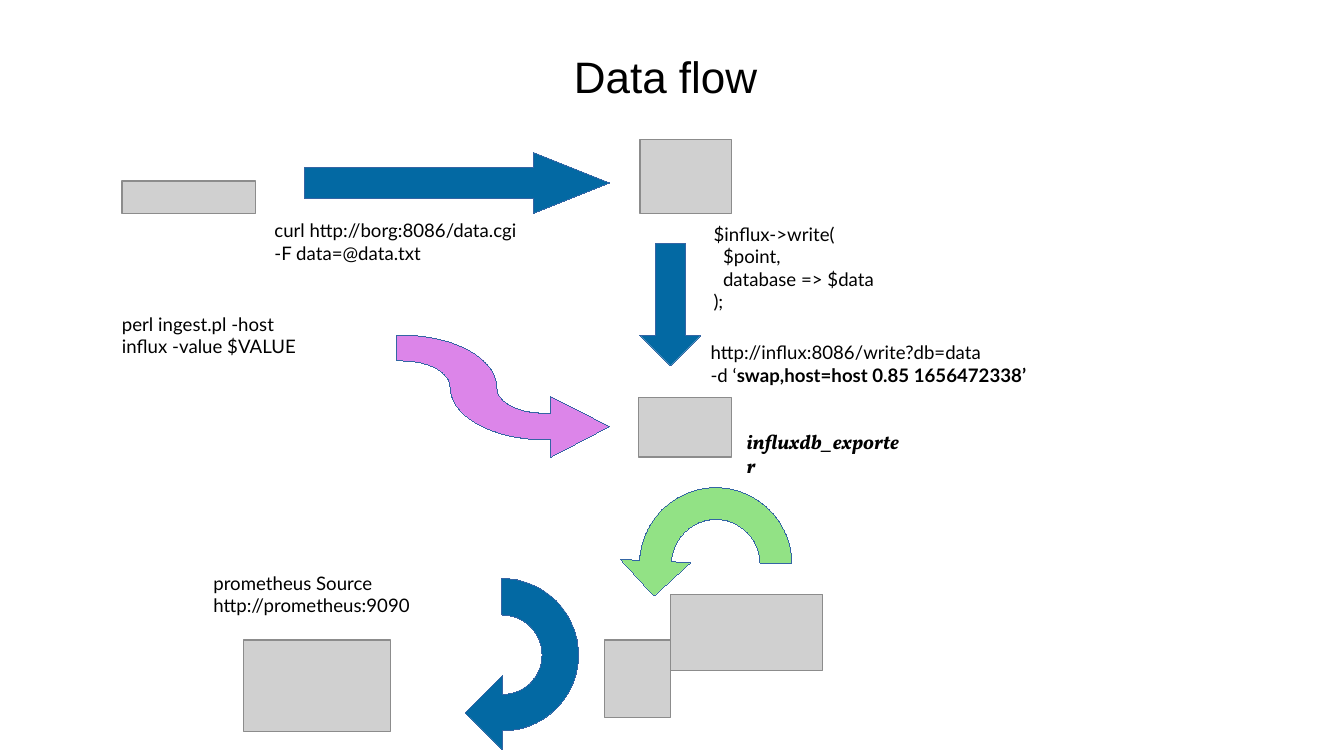
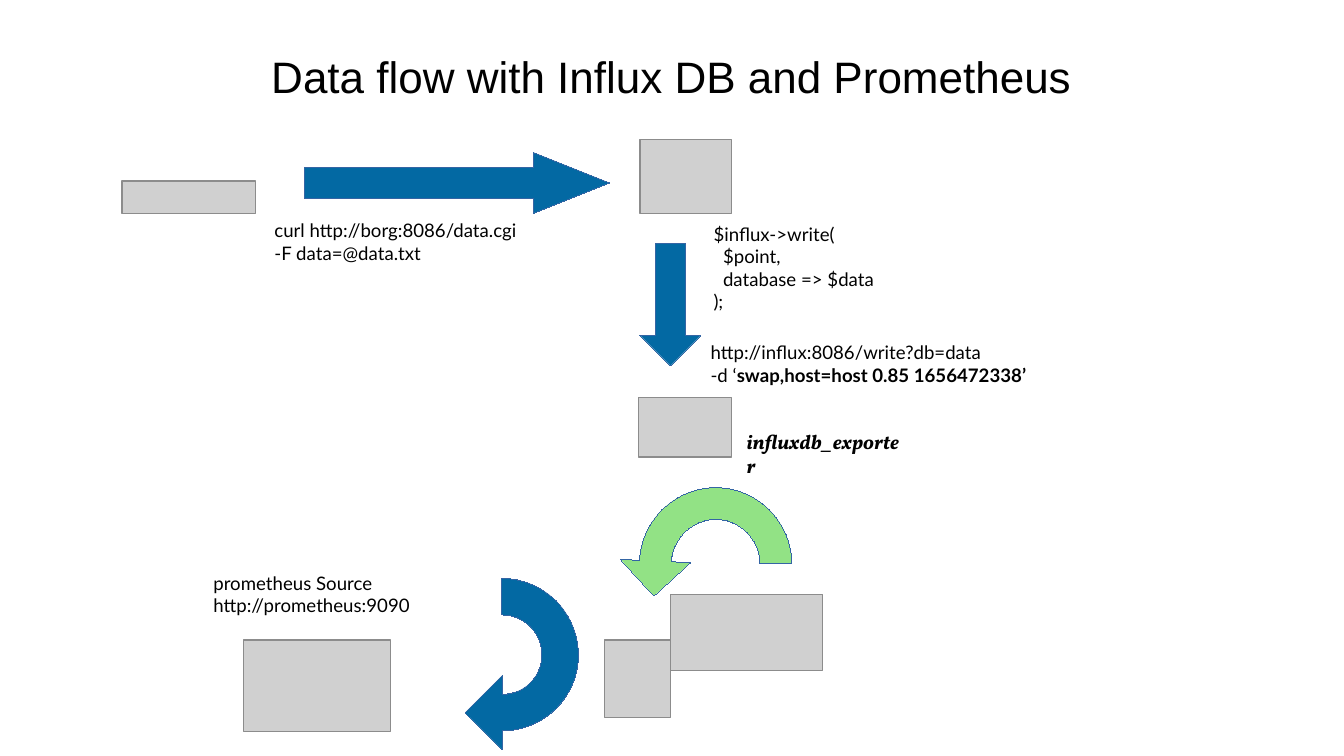
Before and after one commit to sergueik/springboot_study, a slide deck: slide 4 of basic-influxdb/data flow.odp (slide 3 before the commit). Drawn at 1344x756 pixels with LibreOffice and Linux fonts; fonts in the diff are those of the drawing; grey boxes stand for pictures. Boxes give left, top, right and bottom in pixels: in the first picture for what was removed or moved away, otherwise in the second. Text is boxed around its words. In the diff, an @@ line names an element or a change of style, - is before the commit and + after.

```diff
--- a/basic-influxdb/data flow.odp
+++ b/basic-influxdb/data flow.odp
@@ title at [271,61,1070,94]: text changed @@
-Data flow
+Data flow with Influx DB and Prometheus
@@ text removed at [122,317,296,355] @@
-perl ingest.pl -host
-influx -value $VALUE
@@ freeform shape removed at [396,335,610,457] @@
```
Also in this commit, not shown: 3 other slides changed, 1 slide added, 12 other files.
